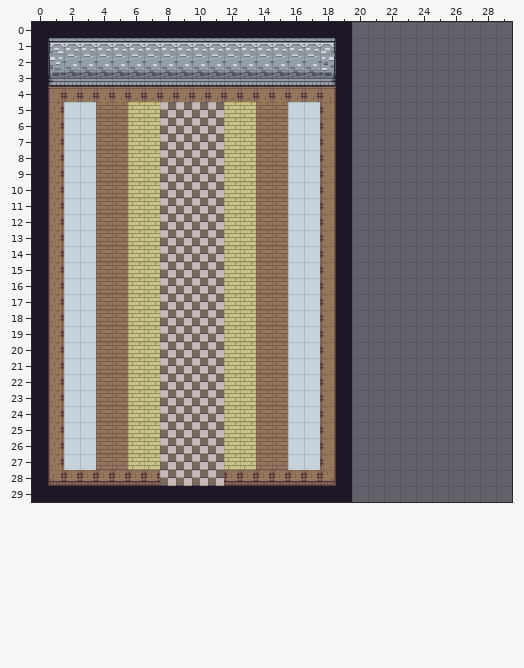
Tiled map, stored at maps/Castle.tmx. This is how it looked before the edit.
Cells are 16x16 px. Shown: x 0..29, y 0..29. The old version is drawn lined up with the new one.
Once edited:
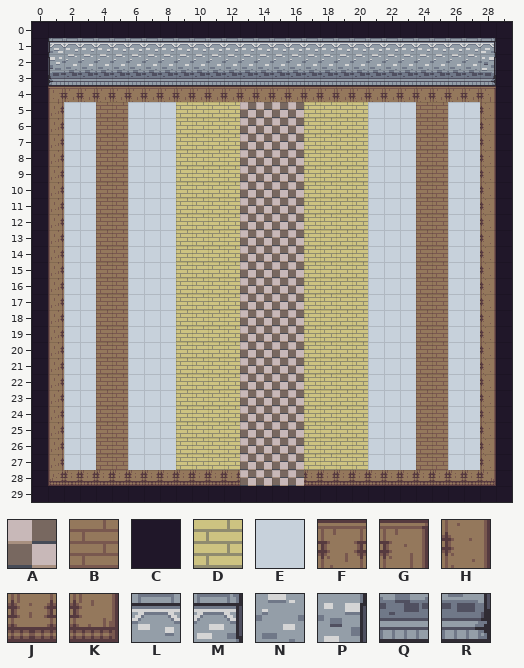
Key: from "inner": A 0, B 40, C 42, D 80, E 94, F 122, G 123, H 163, J 202, K 203, L 246, M 247, N 286, P 287, Q 326, R 327.
_ is an empty cell.
Tiles of an added or newly shown layer are drawn over the layers below it.
The exact change:
map size 20x30 -> 30x30 cells
Layer "Base" (now shown):
The author put tile A in rows 5 to 28 at x 13 to 16.
The author put tile B in rows 5 to 27 at x 24 to 25.
The author put tile C in row 0 at x 20 to 29; in rows 1 to 28 at x 29; in row 29 at x 20 to 29.
The author put tile D in rows 5 to 27 at x 9 to 11 and 17 to 20.
The author put tile E in rows 5 to 27 at x 6 to 8, 21 to 23 and 26 to 27.
The author put tile F in row 4 at x 18 to 27.
The author put tile G in row 4 at x 28.
The author put tile H in rows 5 to 27 at x 28.
The author put tile J in row 28 at x 8 to 11 and 18 to 27.
The author put tile K in row 28 at x 28.
The author put tile L in row 1 at x 18 to 27.
The author put tile M in row 1 at x 28.
The author put tile N in row 2 at x 18 to 27.
The author put tile P in row 2 at x 28.
The author put tile Q in row 3 at x 18 to 27.
The author put tile R in row 3 at x 28.
Layer "Objects":
The author cleared tile A in rows 5 to 28 at x 8 to 11.
The author cleared tile B in rows 5 to 27 at x 14 to 15.
The author cleared tile C in rows 1 to 28 at x 19.
The author cleared tile D in rows 5 to 27 at x 6 to 7 and 13.
The author cleared tile E in rows 5 to 27 at x 16 to 17.
The author cleared tile G in row 4 at x 18.
The author cleared tile H in rows 5 to 27 at x 18.
The author cleared tile J in row 28 at x 13 to 16.
The author cleared tile K in row 28 at x 18.
The author cleared tile M in row 1 at x 18.
The author cleared tile P in row 2 at x 18.
The author cleared tile R in row 3 at x 18.
Boxes around the changes in both pictures, in picture pixels (x1, y1, x2, y2):
changed: (240, 22, 512, 502)
changed: (128, 102, 224, 486)
